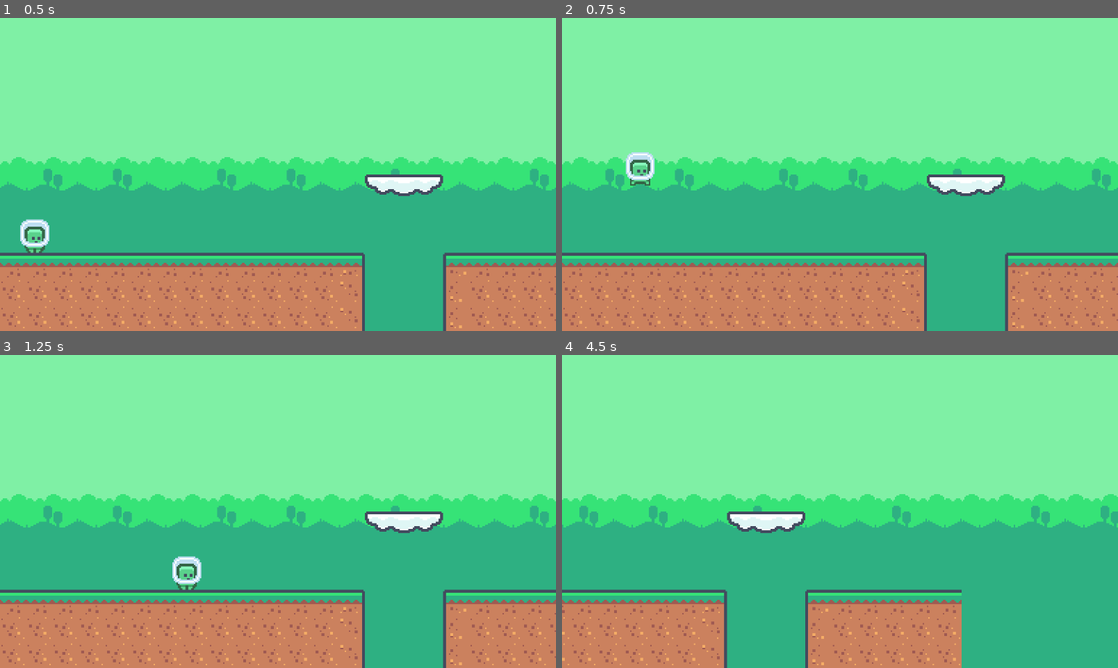
Above: before the commit, frames 1-4 (two rows, left to right).
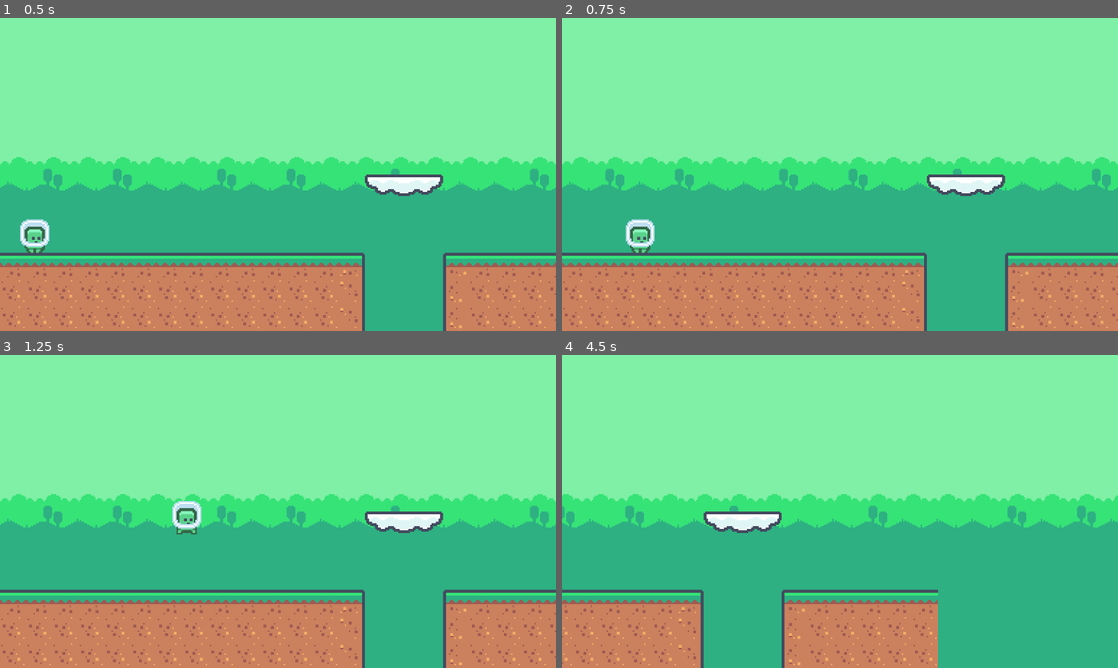
Above: after the commit, the same moments.

Repository: Creekside-Programming/example-platformer
Game: Godot game, scene res://scenes/main.tscn
Same seed, same stepped clock (60 frames per second), same inputs: the game is played once before the commit and once after it.
Inputs:
- Up to frame 1 (0.5 s): no input
- Up to frame 2 (0.75 s): tap Enter (ui_accept) at 0.5, 0.6 s; hold Right (ui_right) from 0.53 s (still down)
- Up to frame 3 (1.25 s): keep holding Right (ui_right); tap Space (jump, bound only after the commit) at 0.77, 0.8, 1.07 s
- Up to frame 4 (4.5 s): tap Space (jump, bound only after the commit) at 1.35, 1.52, 1.82, 2.3, 3.02, 3.32, 3.6, 3.77, 4.07 s; tap Enter (ui_accept) at 1.55, 2.1, 2.85, 4.35 s; release Right (ui_right) at 2.03 s; hold Left (ui_left) 2.03-2.78 s; hold Right (ui_right) 2.78-4.28 s; hold Left (ui_left) from 4.28 s (still down)

Frame 1 is identical in both runs. In frame 2, 1.0% of the frame differs, in the area x 11-17%, y 42-76%; in frame 3, 1.0%; in frame 4, 8.5%, in the area x 0-100%, y 44-100%.

Commit message:
use custom input maps

Diff:
--- a/project.godot
+++ b/project.godot
@@ -22,6 +22,30 @@
 window/stretch/mode="canvas_items"
 window/stretch/aspect="expand"
 
+[input]
+
+left={
+"deadzone": 0.2,
+"events": [Object(InputEventKey,"resource_local_to_scene":false,"resource_name":"","device":-1,"window_id":0,"alt_pressed":false,"shift_pressed":false,"ctrl_pressed":false,"meta_pressed":false,"pressed":false,"keycode":0,"physical_keycode":65,"key_label":0,"unicode":97,"location":0,"echo":false,"script":null)
+, Object(InputEventKey,"resource_local_to_scene":false,"resource_name":"","device":-1,"window_id":0,"alt_pressed":false,"shift_pressed":false,"ctrl_pressed":false,"meta_pressed":false,"pressed":false,"keycode":0,"physical_keycode":4194319,"key_label":0,"unicode":0,"location":0,"echo":false,"script":null)
+, Object(InputEventJoypadMotion,"resource_local_to_scene":false,"resource_name":"","device":-1,"axis":0,"axis_value":-1.0,"script":null)
+]
+}
+right={
+"deadzone": 0.2,
+"events": [Object(InputEventKey,"resource_local_to_scene":false,"resource_name":"","device":-1,"window_id":0,"alt_pressed":false,"shift_pressed":false,"ctrl_pressed":false,"meta_pressed":false,"pressed":false,"keycode":0,"physical_keycode":68,"key_label":0,"unicode":100,"location":0,"echo":false,"script":null)
+, Object(InputEventKey,"resource_local_to_scene":false,"resource_name":"","device":-1,"window_id":0,"alt_pressed":false,"shift_pressed":false,"ctrl_pressed":false,"meta_pressed":false,"pressed":false,"keycode":0,"physical_keycode":4194321,"key_label":0,"unicode":0,"location":0,"echo":false,"script":null)
+, Object(InputEventJoypadMotion,"resource_local_to_scene":false,"resource_name":"","device":-1,"axis":0,"axis_value":1.0,"script":null)
+]
+}
+jump={
+"deadzone": 0.2,
+"events": [Object(InputEventKey,"resource_local_to_scene":false,"resource_name":"","device":-1,"window_id":0,"alt_pressed":false,"shift_pressed":false,"ctrl_pressed":false,"meta_pressed":false,"pressed":false,"keycode":0,"physical_keycode":32,"key_label":0,"unicode":32,"location":0,"echo":false,"script":null)
+, Object(InputEventJoypadButton,"resource_local_to_scene":false,"resource_name":"","device":-1,"button_index":0,"pressure":0.0,"pressed":true,"script":null)
+, Object(InputEventJoypadButton,"resource_local_to_scene":false,"resource_name":"","device":-1,"button_index":1,"pressure":0.0,"pressed":true,"script":null)
+]
+}
+
 [physics]
 
 3d/physics_engine="Jolt Physics"
--- a/scripts/player.gd
+++ b/scripts/player.gd
@@ -11,12 +11,12 @@
 		velocity += get_gravity() * delta
 
 	# Handle jump.
-	if Input.is_action_just_pressed("ui_accept") and is_on_floor():
+	if Input.is_action_just_pressed("jump") and is_on_floor():
 		velocity.y = JUMP_VELOCITY
 
 	# Get the input direction and handle the movement/deceleration.
 	# As good practice, you should replace UI actions with custom gameplay actions.
-	var direction := Input.get_axis("ui_left", "ui_right")
+	var direction := Input.get_axis("left", "right")
 	if direction:
 		velocity.x = direction * SPEED
 		if direction < 0:
